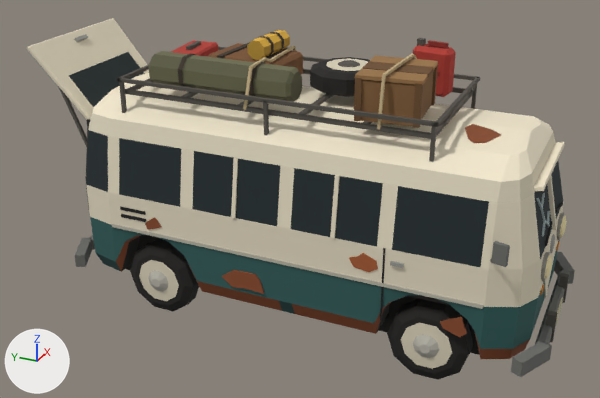
The glTF model frontend/public/zumbi/models/carro.glb: old version first, new version second.
The view is the same before and after, from a 50 mm camera at (-6.29, -2.64, 4.13) aimed at (-0.09, 0.15, 1.03). Arrows for +X, +Y and +Z are at lower left; the lights stay in place. The older version comes first. Vertices at exactly the same position are counted once.

Objects in the first picture: 'carro.001'.
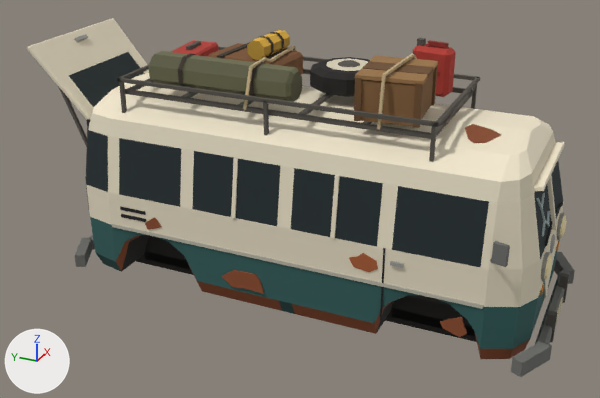
What changed in the scene script:
```text
Change me_carro_malha:
    used by ob_carro_001; location = (0.0, 0.0, 0.0)
    remove me_carro_malha.from_pydata(...)  # 2418 vertices, 4014 faces; spans x -1.02..1.02, y -2.21..2.57, z 0.0..2.46
    add me_carro_malha.from_pydata(...)  # 2138 vertices, 3518 faces; spans x -1.02..1.02, y -2.21..2.57, z 0.2..2.46
    me_carro_malha part 1: a new loose piece, a box spanning x -0.43..0.43, y -1.7..-0.86, z 0.25..0.75, in mat_vc
    me_carro_malha part 2: a new loose piece, a box spanning x -0.43..0.43, y 0.8..1.64, z 0.25..0.75, in mat_vc
    me_carro_malha part 3: a new loose piece, a box spanning x -0.43..0.43, y -1.75..1.75, z 0.2..0.34, in mat_vc
    me_carro_malha part 4: 11 loose pieces with 304 vertices, spanning x -0.88..0.88, y -1.75..1.75, z 0.0..0.75, are deleted
```

What differs and where, as boxes (x1, y1, x2, y2) in the pictures (600 x 398 px):
'carro.001', reshaped: before (27, 18, 575, 380); after (27, 18, 575, 377)
part 1 of me_carro_malha, added: after (392, 296, 476, 337)
part 2 of me_carro_malha, added: after (145, 235, 190, 269)
part 3 of me_carro_malha, added (mostly hidden): after (136, 252, 477, 342)
part 4 of me_carro_malha, deleted: before (126, 235, 480, 380)
